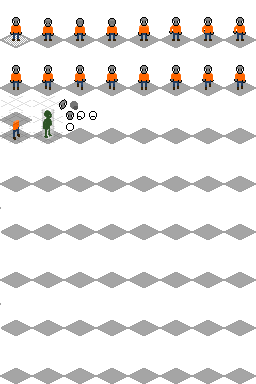
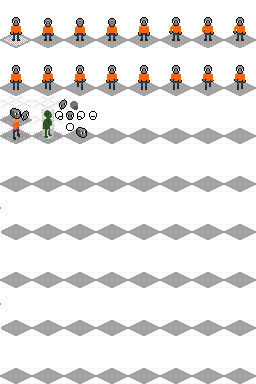
Comparing the layer stacks of the two 256x384 images. Changes:
painted on "Ebene #2" over [10, 108, 87, 138]
